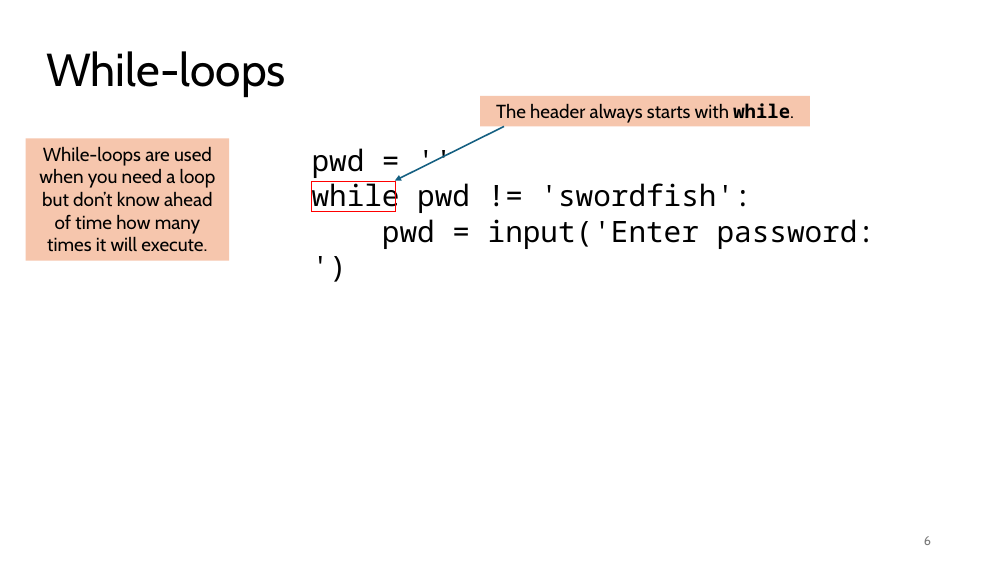
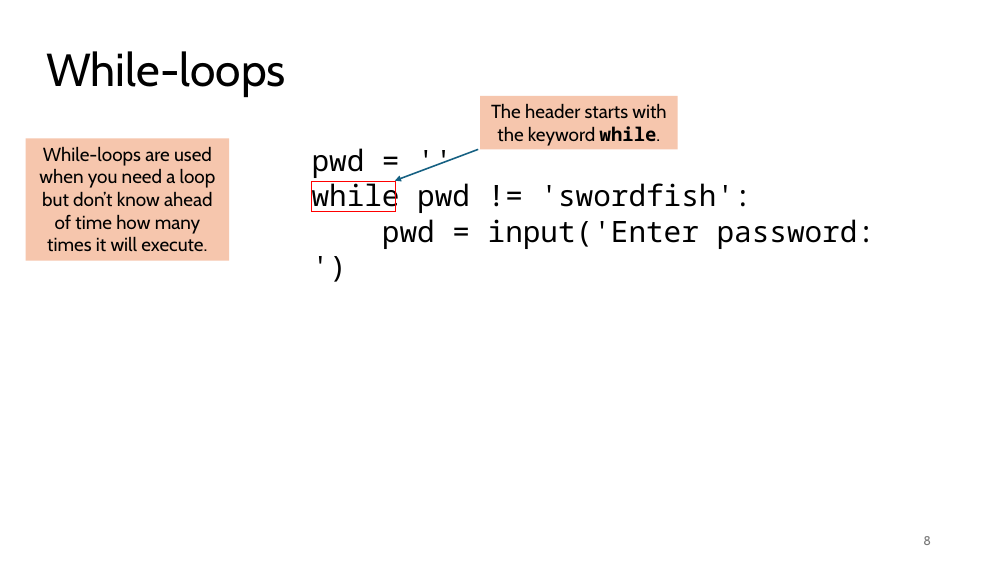
Before and after one commit to tjd1234/cmpt120fall2024, a slide deck: slide 8 of lecture_notes/chapter7/chapter7.pptx (slide 6 before the commit). Drawn at 1008x567 pixels with LibreOffice and Linux fonts; fonts in the diff are those of the drawing. Boxes give left, top, right and bottom in pixels: in the first picture for what was removed or moved away, otherwise in the second. Text is boxed around its words. In the diff, an @@ line names an element or a change of style, - is before the commit and + after.

```diff
--- a/lecture_notes/chapter7/chapter7.pptx
+++ b/lecture_notes/chapter7/chapter7.pptx
@@ rectangle "The header starts with the ...": place and size @@
-rectangle "The header starts with the ..." at (480, 96, 810, 126)
+rectangle "The header starts with the ..." at (480, 96, 678, 150)
@@ text in rectangle at (491, 103, 666, 146): text changed @@
-The header always starts with while.
+The header starts with the keyword while.
@@ arrow moved from (504, 126) - (395, 181) to (479, 150) - (395, 181) @@
@@ page number at (923, 536, 931, 545): text changed @@
-6
+8
```
Also in this commit, not shown: 49 other slides changed, 15 slides added, 1 slide removed, 2 other files.
